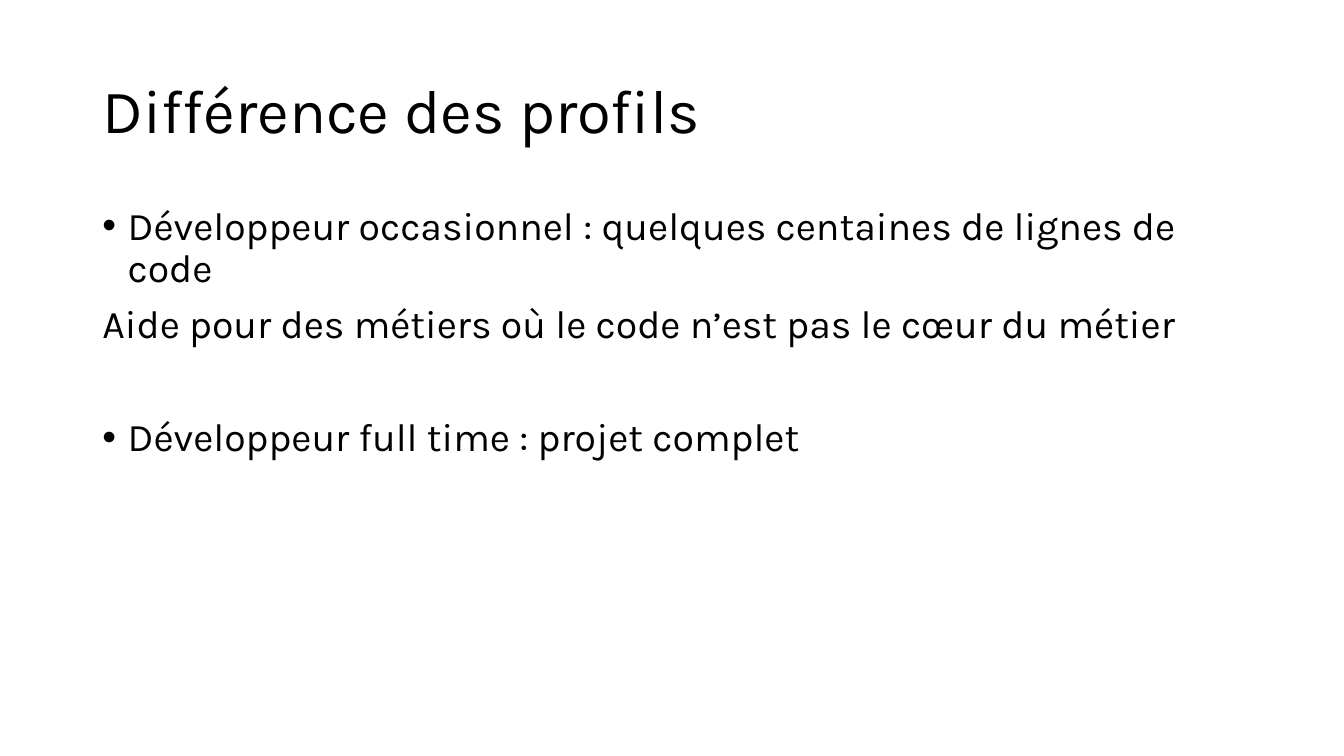
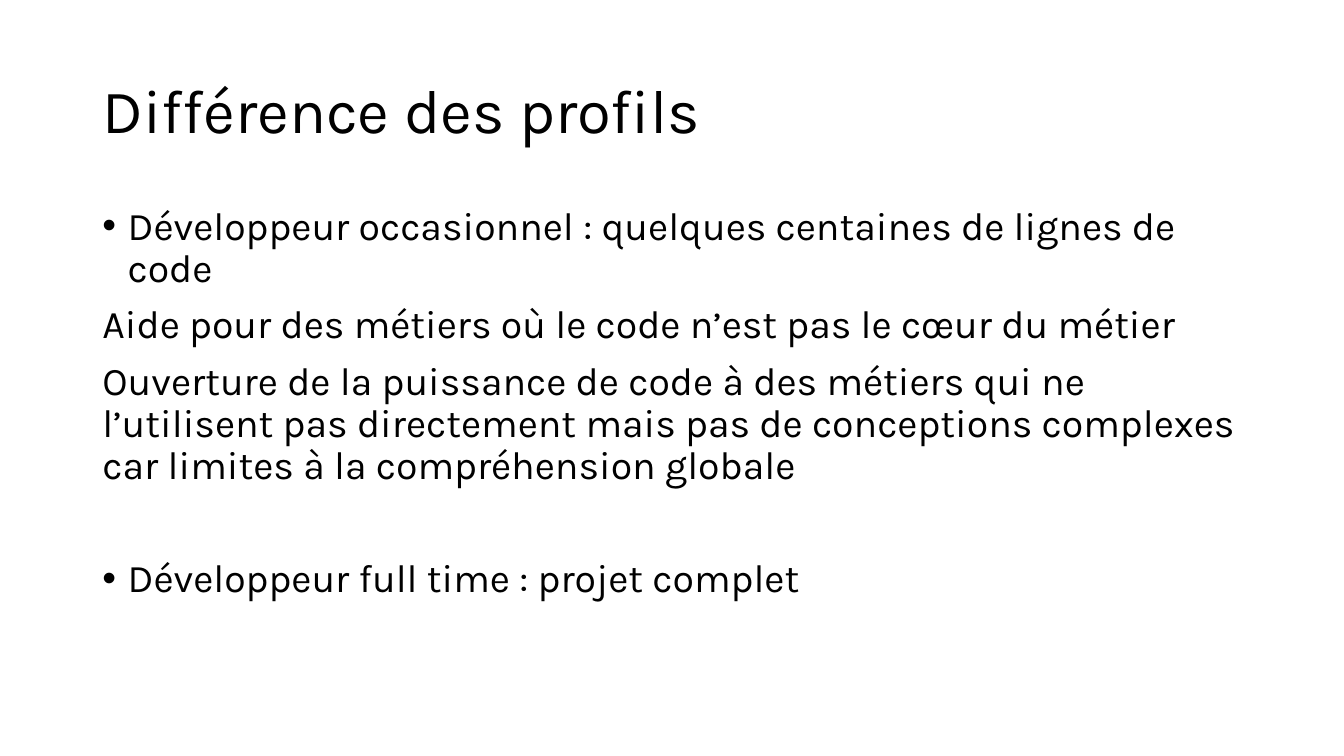
Before and after one commit to Pierre-Loic/prez-Pyconfr-2025, a slide deck: slide 3 of Prez Pyconfr.pptx. Drawn at 1344x756 pixels with LibreOffice and Linux fonts; fonts in the diff are those of the drawing. Boxes give left, top, right and bottom in pixels: in the first picture for what was removed or moved away, otherwise in the second. Text is boxed around its words. In the diff, an @@ line names an element or a change of style, - is before the commit and + after.

```diff
--- a/Prez Pyconfr.pptx
+++ b/Prez Pyconfr.pptx
@@ text at (102,365,1235,489): paragraph added @@
+Ouverture de la puissance de code à des métiers qui ne l’utilisent pas directement mais pas de conceptions complexes car limites à la compréhension globale
```
Also in this commit, not shown: 1 other slide changed, 2 slides added, 1 slide removed.
